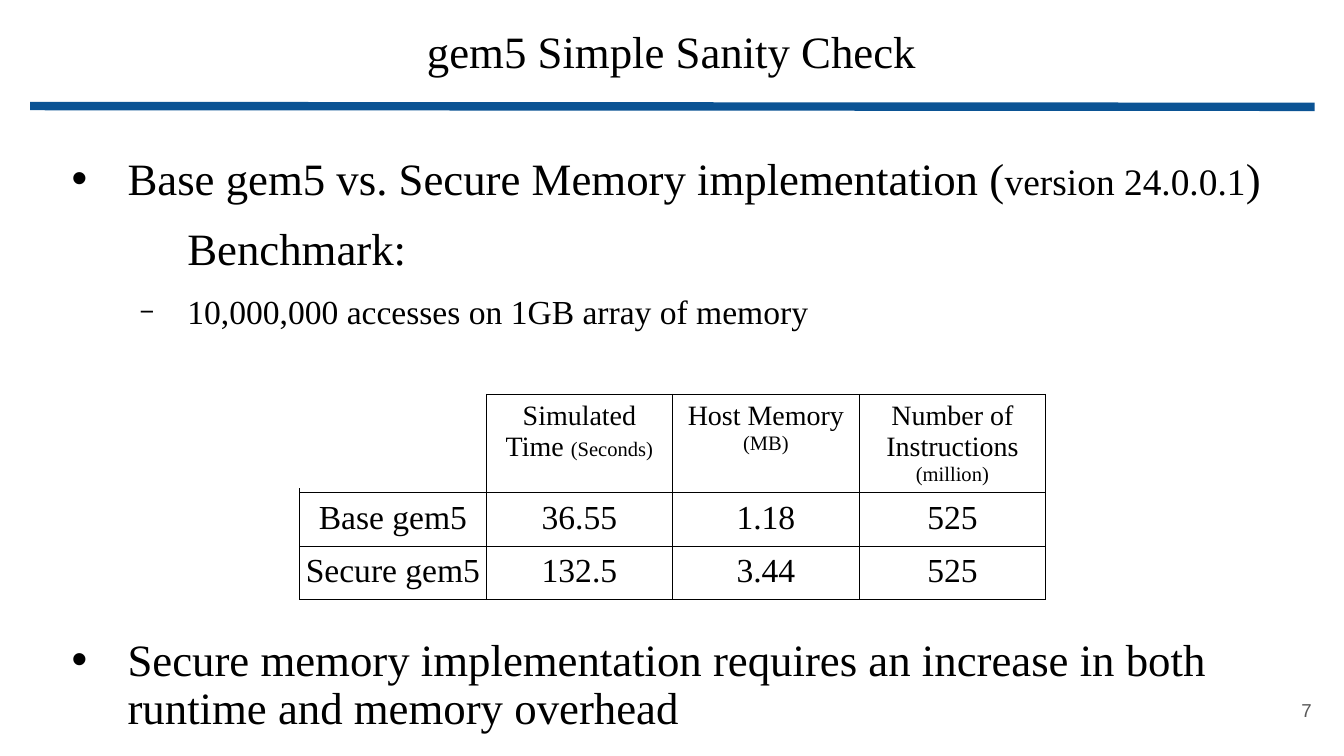
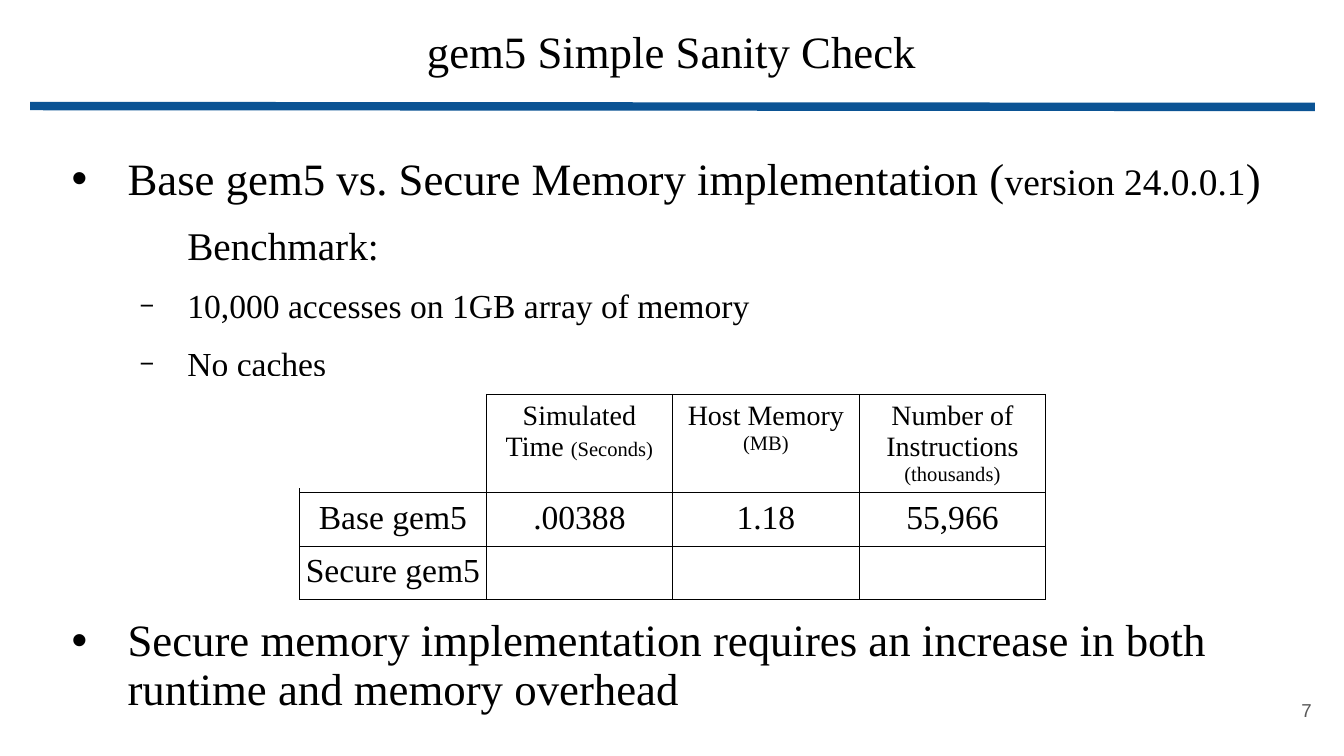
Before and after one commit to wbuz24/grad-research, a slide deck: slide 7 of presentations/update.pptx. Drawn at 1344x756 pixels with LibreOffice and Linux fonts; fonts in the diff are those of the drawing. Boxes give left, top, right and bottom in pixels: in the first picture for what was removed or moved away, otherwise in the second. Text is boxed around its words. In the diff, an @@ line names an element or a change of style, - is before the commit and + after.

```diff
--- a/presentations/update.pptx
+++ b/presentations/update.pptx
@@ text at [187, 232, 378, 261]: size 24 to 21 pt in "Benchmark:" @@
@@ text at [187, 294, 749, 376]: text changed @@
-  − 10,000,000 accesses on 1GB array of memory
+  − 10,000 accesses on 1GB array of memory
+  − No caches
@@ table at [300, 394, 1047, 599] @@
-row 1, column 4: Number of Instructions (million)
+row 1, column 4: Number of Instructions (thousands)
-row 2, column 2: 36.55
+row 2, column 2: .00388
-row 2, column 4: 525
+row 2, column 4: 55,966
-row 3: Secure gem5 | 132.5 | 3.44 | 525
+row 3: Secure gem5 |  |  | 
```
Also in this commit, not shown: 1 other slide changed, 1 slide removed.
